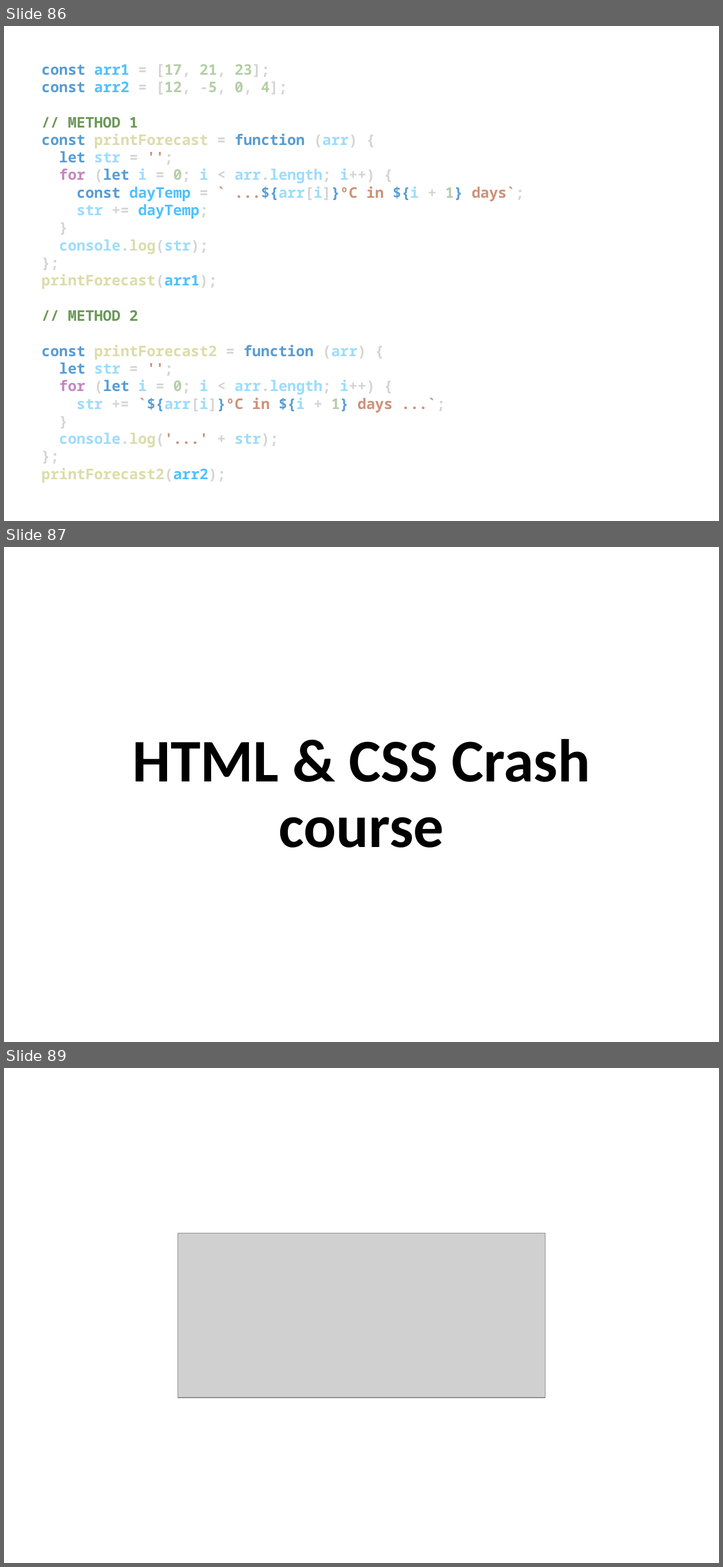
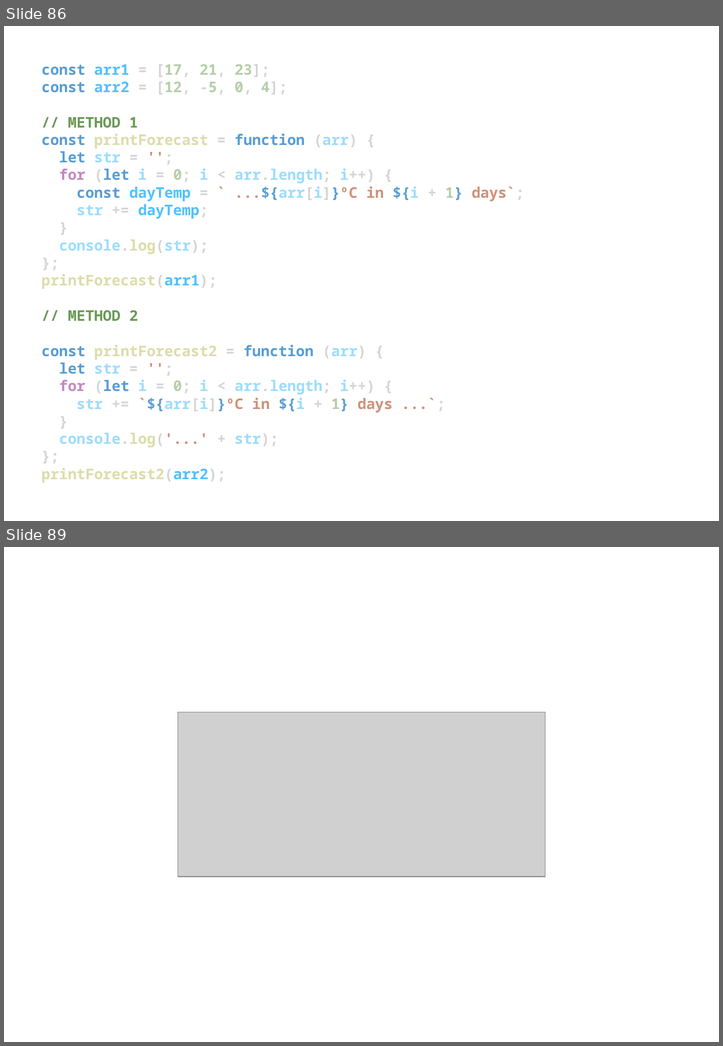
Before and after one commit to EL-EL-BCN/Complete-Javascript-Course, a slide deck: complete-javascript-course.pptx. Shown one above the other, each under a label of ours: slides 86, 87 and 89 before the commit, slides 86 and 89 after it; the slides between them are not shown. The pictures are 723x1567 and 723x1046 pixels, drawn with LibreOffice and Linux fonts; fonts in the diff are those of the drawing; grey boxes stand for pictures. Boxes give left, top, right and bottom in pixels: in the first picture for what was removed or moved away, otherwise in the second. Text is boxed around its words. In the diff, an @@ line names an element or a change of style, - is before the commit and + after.

```diff
--- a/complete-javascript-course.pptx
+++ b/complete-javascript-course.pptx
@@ slide 87 removed at bbox=[4, 547, 719, 1042], background #FFFFFF @@
@@ text removed at bbox=[132, 739, 590, 847] @@
-HTML & CSS Crash course
```
Also in this commit, not shown: 1 slide changed, 1 slide added.
